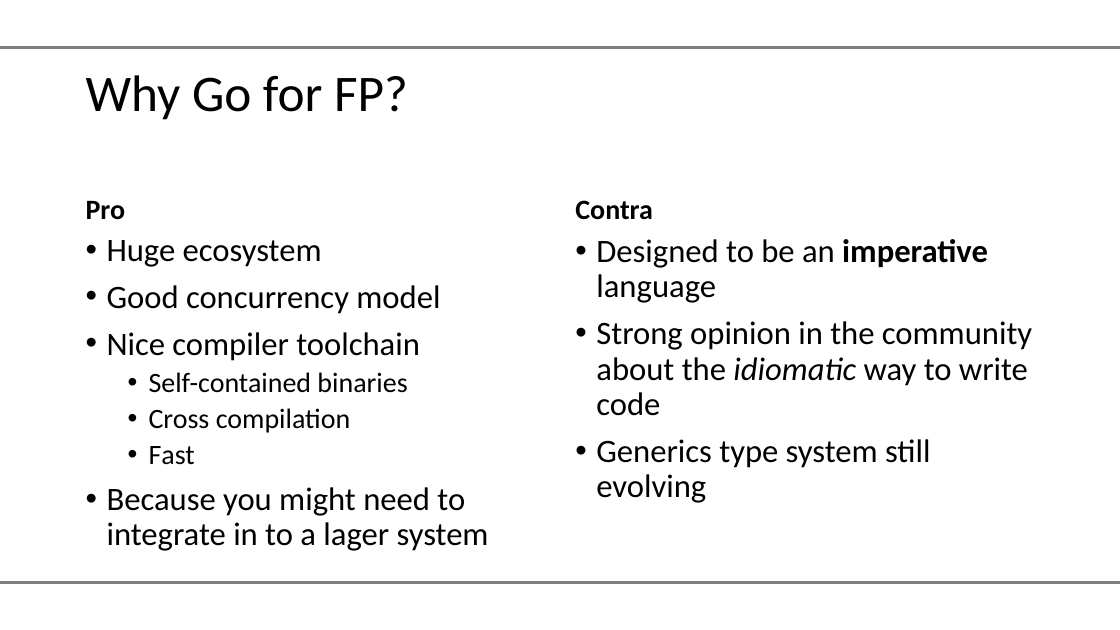
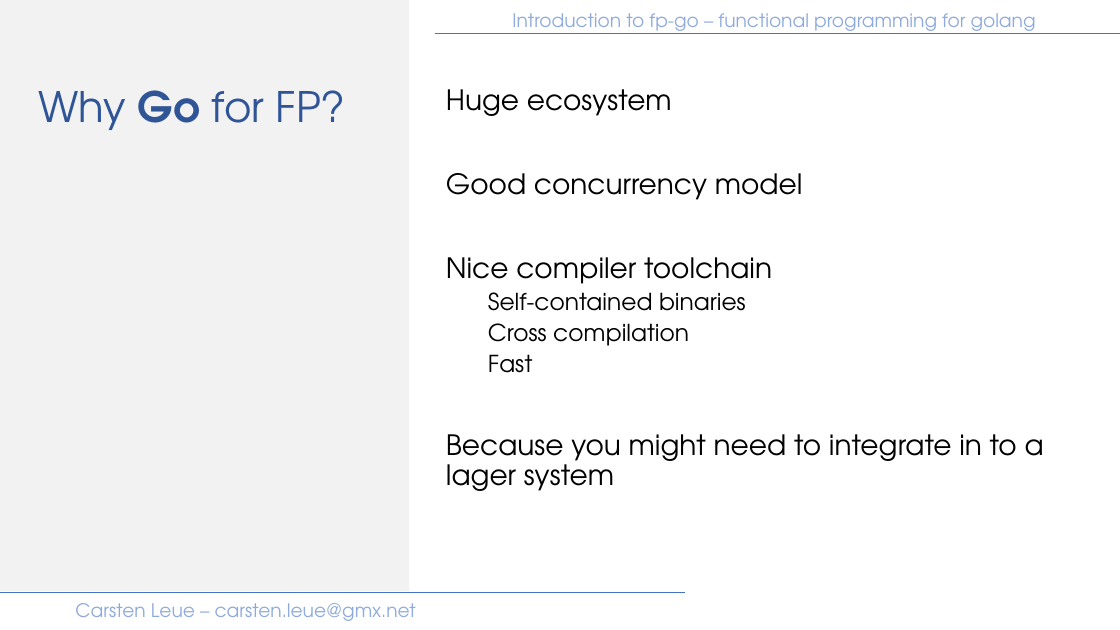
Before and after one commit to IBM/fp-go, a slide deck: slide 5 of samples/presentation/introduction.pptx (slide 4 before the commit). Drawn at 1120x630 pixels with LibreOffice and Linux fonts; fonts in the diff are those of the drawing; background and template pictures are left out. Boxes give left, top, right and bottom in pixels: in the first picture for what was removed or moved away, otherwise in the second. Text is boxed around its words. In the diff, an @@ line names an element or a change of style, - is before the commit and + after.

```diff
--- a/samples/presentation/introduction.pptx
+++ b/samples/presentation/introduction.pptx
@@ rectangle added at [0, 0, 409, 592], fill #F2F2F2 @@
@@ text "Introduction to fp-go – functional ...": place and size @@
-text "Introduction to fp-go – functional ..." at [726, 241, 754, 263]
+text "Introduction to fp-go – functional ..." at [512, 13, 1036, 34]
@@ text "Introduction to fp-go – functional ..." at [512, 13, 1036, 34]: size 18 to 16 pt, font Calibri to TeX Gyre Adventor, text colour #FFFFFF to #8FAADC @@
@@ rectangle removed at [0, 48, 1120, 583] @@
@@ line removed from (0, 48) to (1120, 48) @@
@@ line added from (1120, 34) to (435, 34), #4472C4 0.5 pt @@
@@ title "Why Go for FP?": place and size @@
-title "Why Go for FP?" at [86, 75, 408, 120]
+title "Why Go for FP?" at [38, 90, 346, 130]
@@ title "Why Go for FP?" at [38, 90, 346, 130]: size 44 to 36 pt, font Calibri to TeX Gyre Adventor, text colour #000000 to #2F5597; bold on in "Go"; vertical alignment middle to top @@
@@ text "Huge ecosystem": place and size @@
-text "Huge ecosystem" at [107, 240, 489, 551]
+text "Huge ecosystem" at [446, 89, 1044, 491]
@@ text "Huge ecosystem" at [446, 89, 1044, 491]: size 28 to 24 pt in "Huge ecosystem", "Good concurrency model", "Nice compiler toolchain", "Because you might need to integrate in ..."; font Calibri to TeX Gyre Adventor; size 24 to 20 pt in "Self-contained binaries", "Cross compilation", "Fast"; bullet • to none @@
@@ text removed at [86, 201, 126, 220] @@
-Pro
@@ text removed at [575, 200, 652, 220] @@
-Contra
@@ text removed at [596, 239, 1032, 503] @@
-• Designed to be an imperative language
-• Strong opinion in the community about the idiomatic way to write code
-• Generics type system still evolving
@@ line removed from (0, 582) to (1120, 582) @@
@@ line added from (685, 592) to (0, 592), #4472C4 0.5 pt @@
@@ text at [75, 603, 416, 621]: text changed; size 18 to 16 pt; font Calibri to TeX Gyre Adventor; text colour #FFFFFF to #8FAADC @@
-Carsten Leue – carsten.leue@de.ibm.com
+Carsten Leue – carsten.leue@gmx.net
```
Also in this commit, not shown: 25 other slides changed, 4 slides added.
